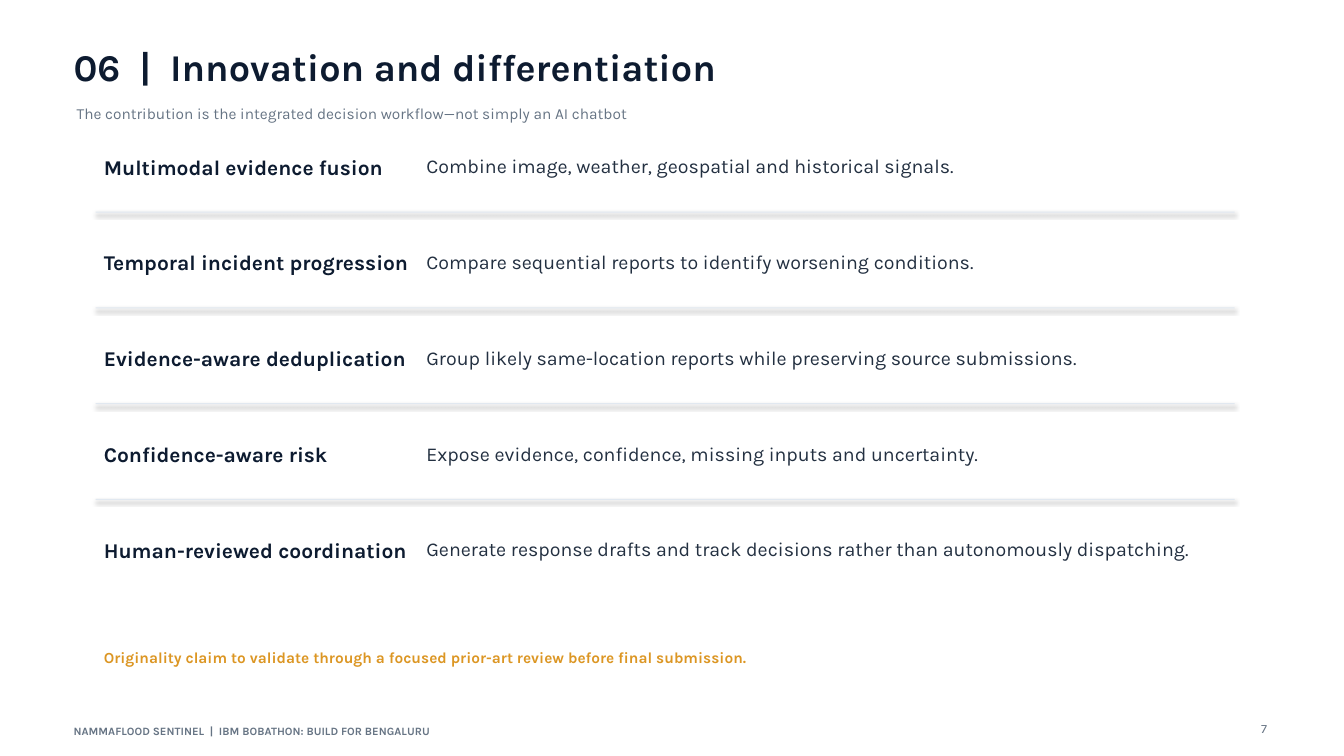
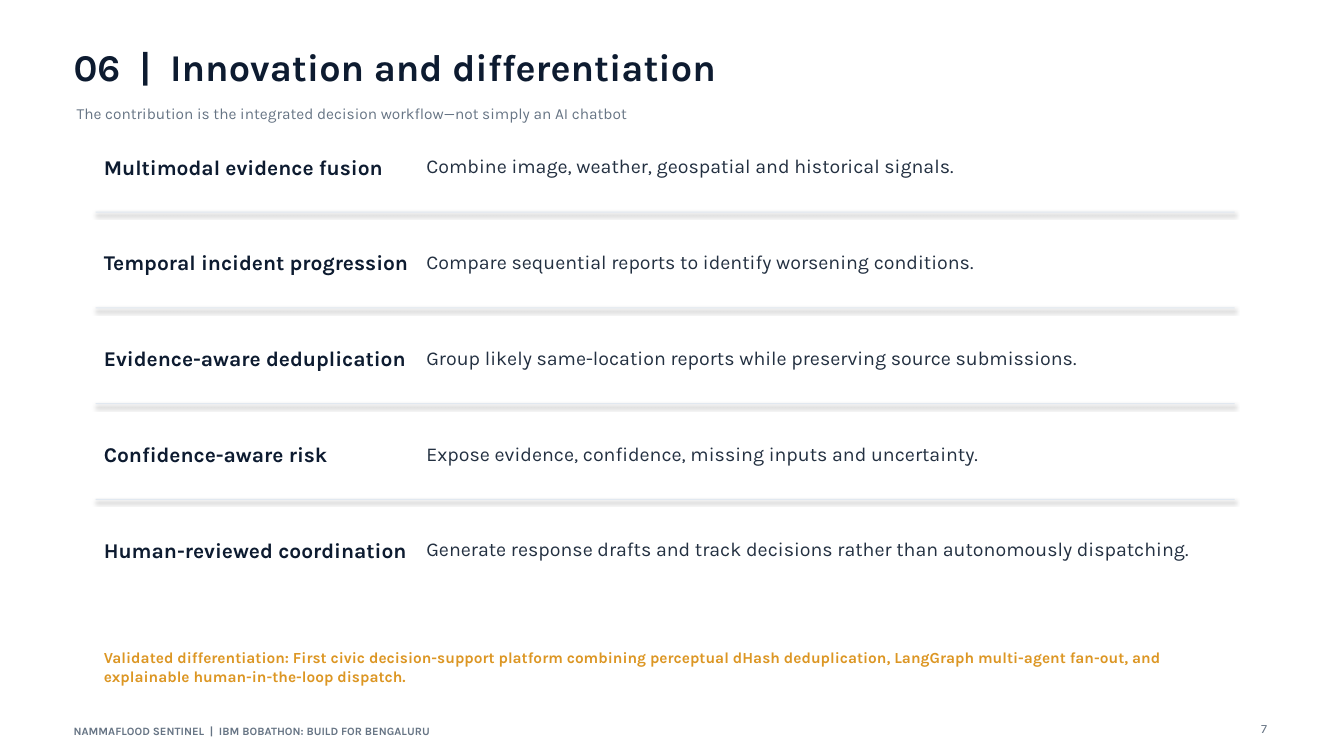
Before and after one commit to vasudev1876961/NammaFlood-Sentinel, a slide deck: slide 7 of artifacts/demo/NammaFlood_Sentinel_IBM_Bobathon_Submission.pptx. Drawn at 1344x756 pixels with LibreOffice and Linux fonts; fonts in the diff are those of the drawing. Boxes give left, top, right and bottom in pixels: in the first picture for what was removed or moved away, otherwise in the second. Text is boxed around its words. In the diff, an @@ line names an element or a change of style, - is before the commit and + after.

Commit message:
docs: sync finalized presentation deck to artifacts/demo

```diff
--- a/artifacts/demo/NammaFlood_Sentinel_IBM_Bobathon_Submission.pptx
+++ b/artifacts/demo/NammaFlood_Sentinel_IBM_Bobathon_Submission.pptx
@@ text at bbox=[104, 652, 1160, 686]: text changed @@
-Originality claim to validate through a focused prior-art review before final submission.
+Validated differentiation: First civic decision-support platform combining perceptual dHash deduplication, LangGraph multi-agent fan-out, and explainable human-in-the-loop dispatch.
```
Also in this commit, not shown: 12 other slides changed.
